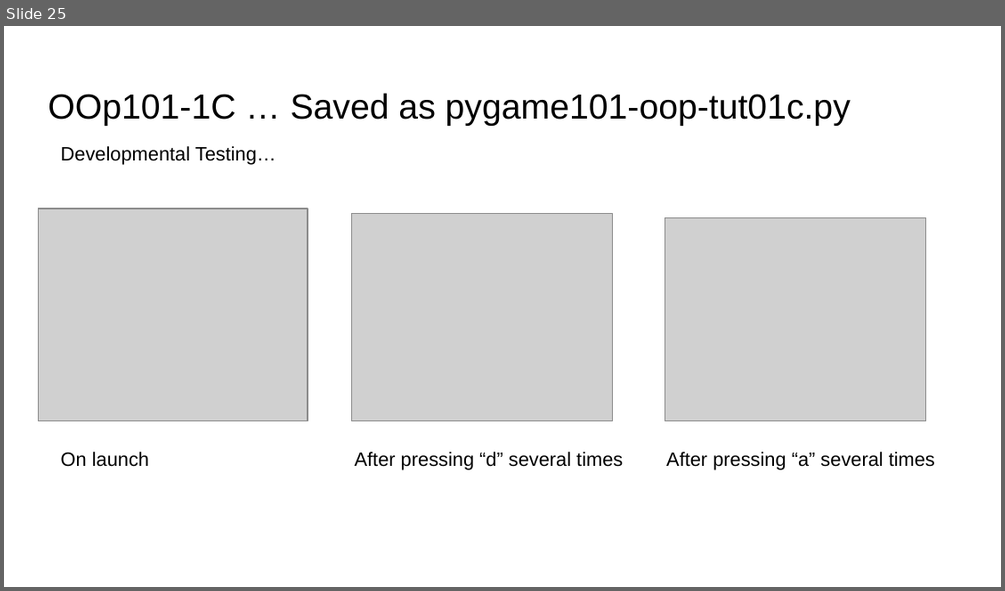
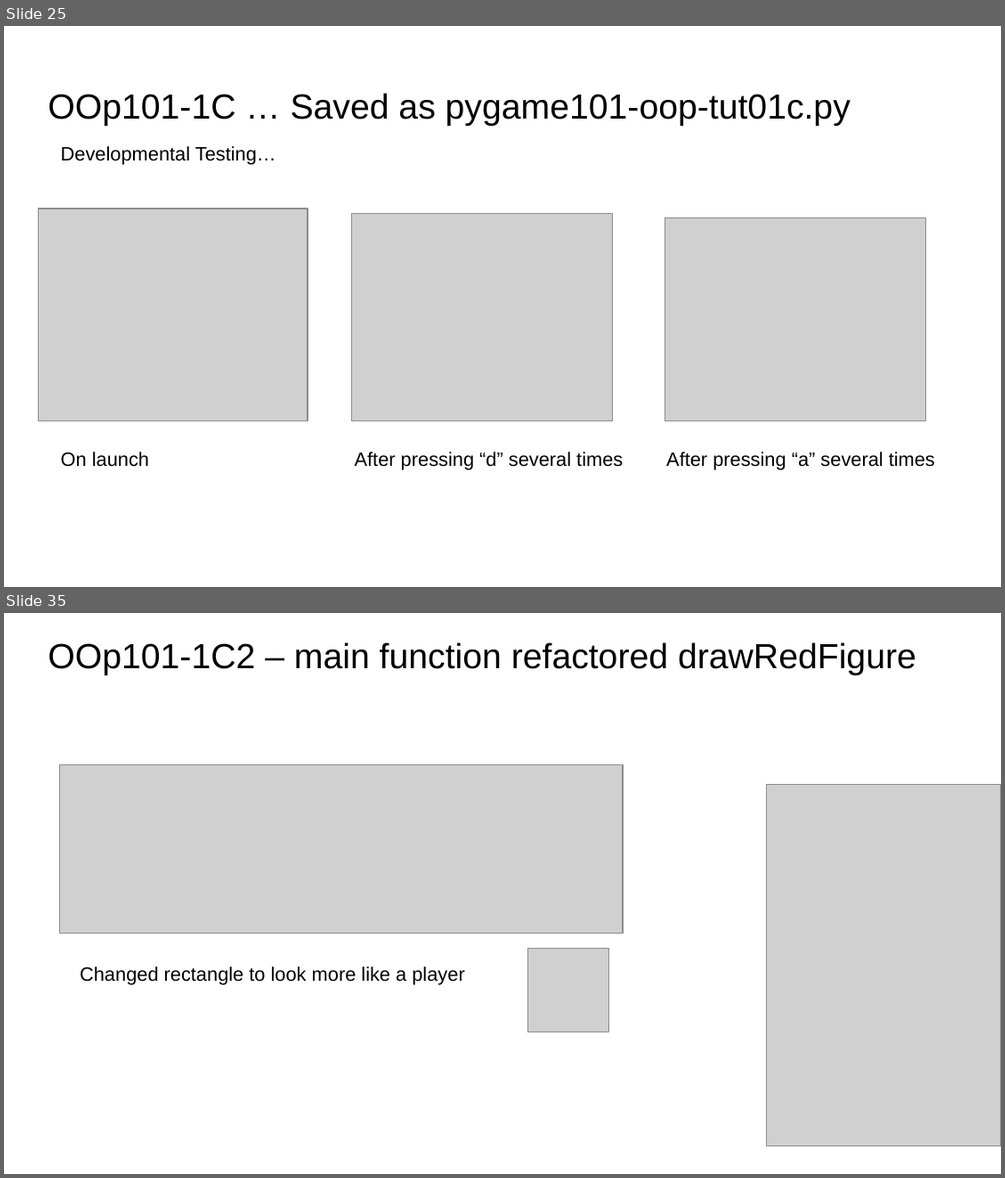
Before and after one commit to MrAWHolmes/KS5-NEA2425, a slide deck: tech_with_tim/Pygame-Tuts-101-1ABC/Docs/Pygame-101-Tuts-by-MrH.pptx. Shown one above the other, each under a label of ours: slide 25 before the commit, slides 25 and 35 after it; the slides between them are not shown. The pictures are 1005x591 and 1005x1178 pixels, drawn with LibreOffice and Linux fonts; fonts in the diff are those of the drawing; grey boxes stand for pictures. Boxes give left, top, right and bottom in pixels: in the first picture for what was removed or moved away, otherwise in the second. Text is boxed around its words. In the diff, an @@ line names an element or a change of style, - is before the commit and + after.

Commit message:
documentation for 101c2 - GfxObject refactored for multi-key binds

```diff
--- a/tech_with_tim/Pygame-Tuts-101-1ABC/Docs/Pygame-101-Tuts-by-MrH.pptx
+++ b/tech_with_tim/Pygame-Tuts-101-1ABC/Docs/Pygame-101-Tuts-by-MrH.pptx
@@ slide 35 added at (x1=4, y1=613, x2=1001, y2=1174), background #FFFFFF @@
@@ title added at (x1=48, y1=642, x2=916, y2=675), 25.2 pt, text #000000 @@
+OOp101-1C2 – main function refactored drawRedFigure
@@ picture added at (x1=60, y1=764, x2=623, y2=933) @@
@@ picture added at (x1=766, y1=785, x2=1001, y2=1146) @@
@@ picture added at (x1=527, y1=948, x2=608, y2=1031) @@
@@ text added at (x1=80, y1=966, x2=464, y2=985), 14 pt, text #000000 @@
+Changed rectangle to look more like a player
```
Also in this commit, not shown: 10 other slides added, 3 other files.
